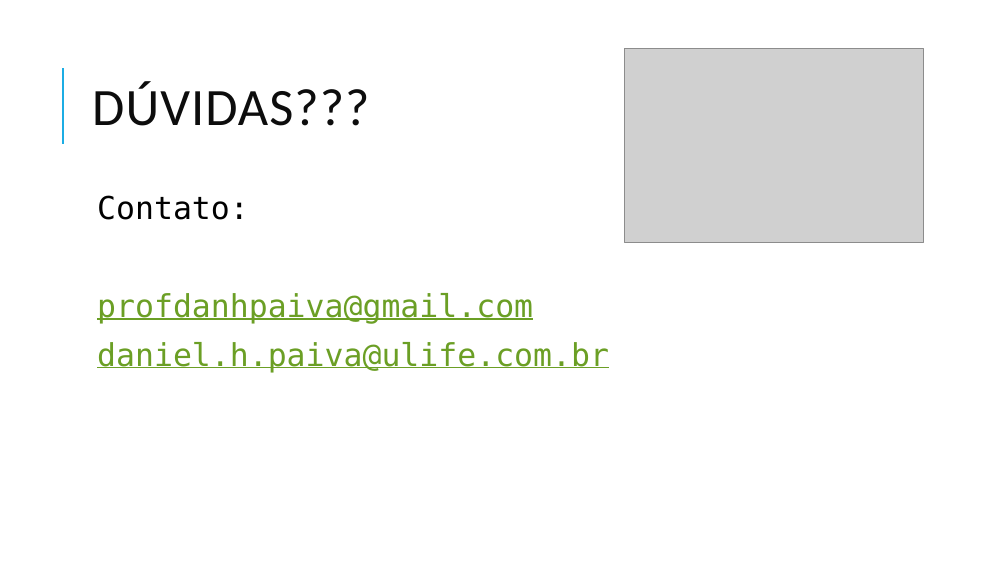
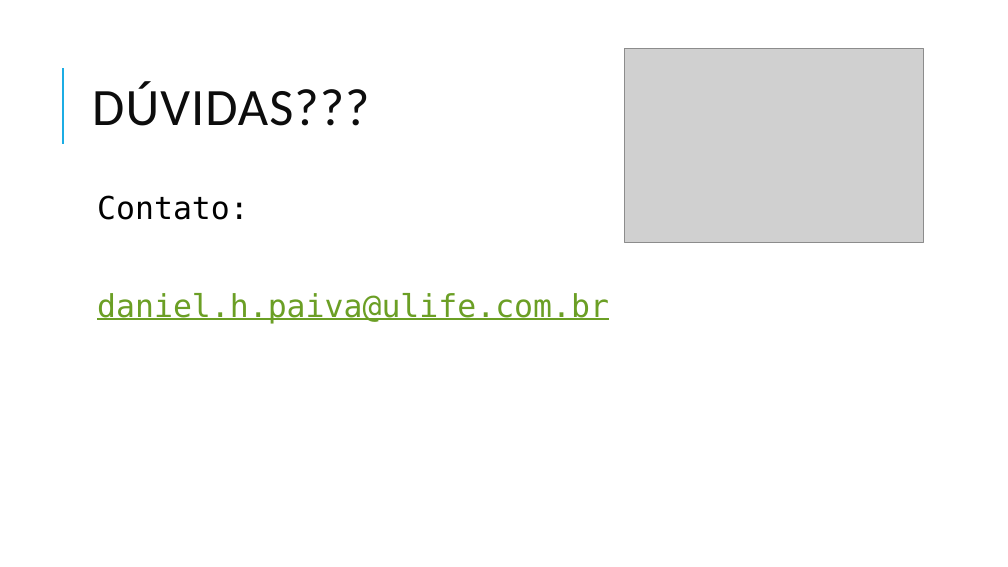
Before and after one commit to danhpaiva/una-teach-mca-202602, a slide deck: slide 19 of material/instalacao/instalacao_jdk_eclipse.pptx. Drawn at 1008x567 pixels with LibreOffice and Linux fonts; fonts in the diff are those of the drawing; grey boxes stand for pictures. Boxes give left, top, right and bottom in pixels: in the first picture for what was removed or moved away, otherwise in the second. Text is boxed around its words. In the diff, an @@ line names an element or a change of style, - is before the commit and + after.

```diff
--- a/material/instalacao/instalacao_jdk_eclipse.pptx
+++ b/material/instalacao/instalacao_jdk_eclipse.pptx
@@ text at (97, 293, 533, 324): paragraph removed @@
-  profdanhpaiva@gmail.com
```
Also in this commit, not shown: 8 other slides changed, 1 slide added, 1 slide removed, 7 other files.
